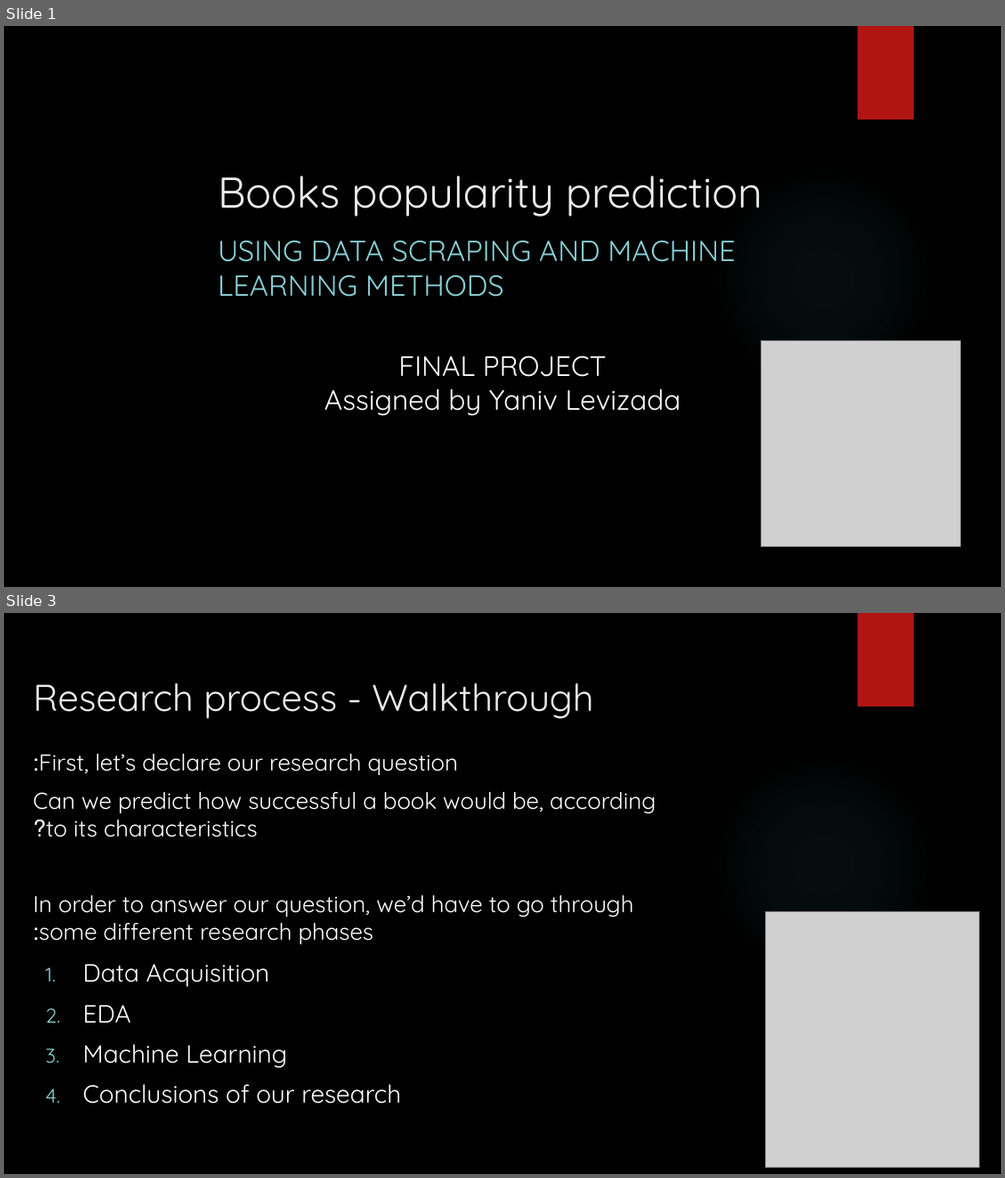
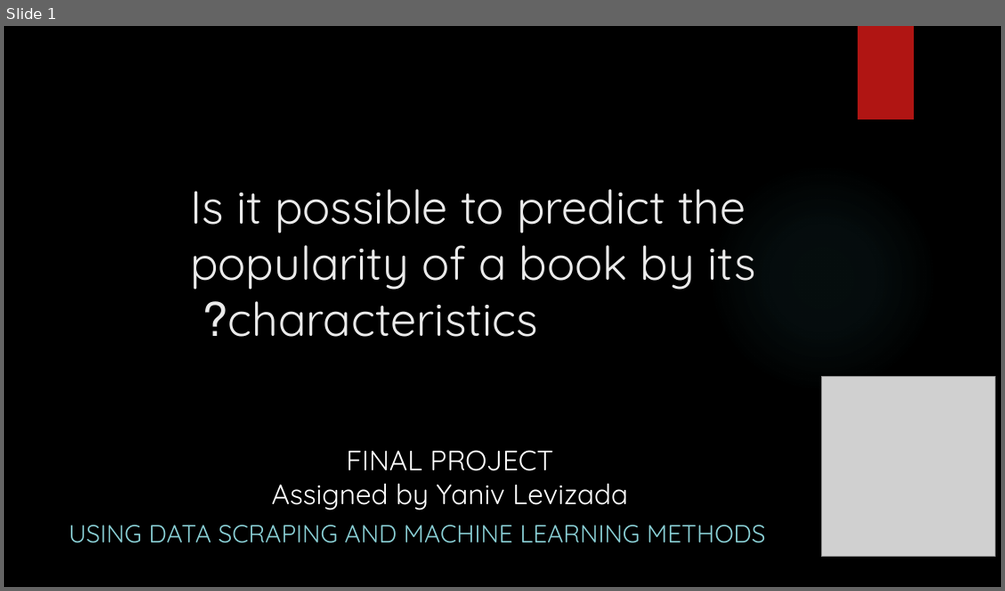
Before and after one commit to yaniv208/DataScienceProject, a slide deck: Books popularity prediction.pptx. Shown one above the other, each under a label of ours: slides 1 and 3 before the commit, slide 1 after it; the slides between them are not shown. The pictures are 1005x1178 and 1005x591 pixels, drawn with LibreOffice and Linux fonts; fonts in the diff are those of the drawing; grey boxes stand for pictures; background and template pictures are left out. Boxes give left, top, right and bottom in pixels: in the first picture for what was removed or moved away, otherwise in the second. Text is boxed around its words. In the diff, an @@ line names an element or a change of style, - is before the commit and + after.

```diff
--- a/Books popularity prediction.pptx
+++ b/Books popularity prediction.pptx
@@ slide 3 removed at <box>4,613,1001,1174</box>, background picture (left out); not listed: 2 template elements that a slide beside it also shows @@
@@ title removed at <box>33,683,593,719</box> @@
-Research process - Walkthrough
@@ text removed at <box>33,754,655,944</box> @@
-First, let’s declare our research question:
-Can we predict how successful a book would be, according to its characteristics?
-In order to answer our question, we’d have to go through some different research phases:
@@ picture removed at <box>766,911,979,1167</box> @@
@@ text removed at <box>83,964,401,1103</box> @@
-1. Data Acquisition
-2. EDA
-3. Machine Learning
-4. Conclusions of our research
@@ slide 1 changed as well @@
@@ title removed at <box>218,176,762,216</box> @@
-Books popularity prediction
@@ text added at <box>190,189,755,337</box>, 44.9 pt, text #EBEBEB @@
+Is it possible to predict the popularity of a book by its characteristics?
@@ picture: place and size @@
-picture at <box>761,341,961,547</box>
+picture at <box>821,377,995,556</box>
@@ text "FINAL PROJECT": place and size @@
-text "FINAL PROJECT" at <box>324,355,681,416</box>
+text "FINAL PROJECT" at <box>272,450,628,510</box>
@@ subtitle "USING DATA SCRAPING AND MACHINE ...": place and size @@
-subtitle "USING DATA SCRAPING AND MACHINE ..." at <box>218,240,735,297</box>
+subtitle "USING DATA SCRAPING AND MACHINE ..." at <box>69,524,765,543</box>
@@ subtitle "USING DATA SCRAPING AND MACHINE ..." at <box>69,524,765,543</box>: size 28 to 24 pt @@
```
Also in this commit, not shown: 4 other slides changed, 2 other slides removed, 2 other files.
